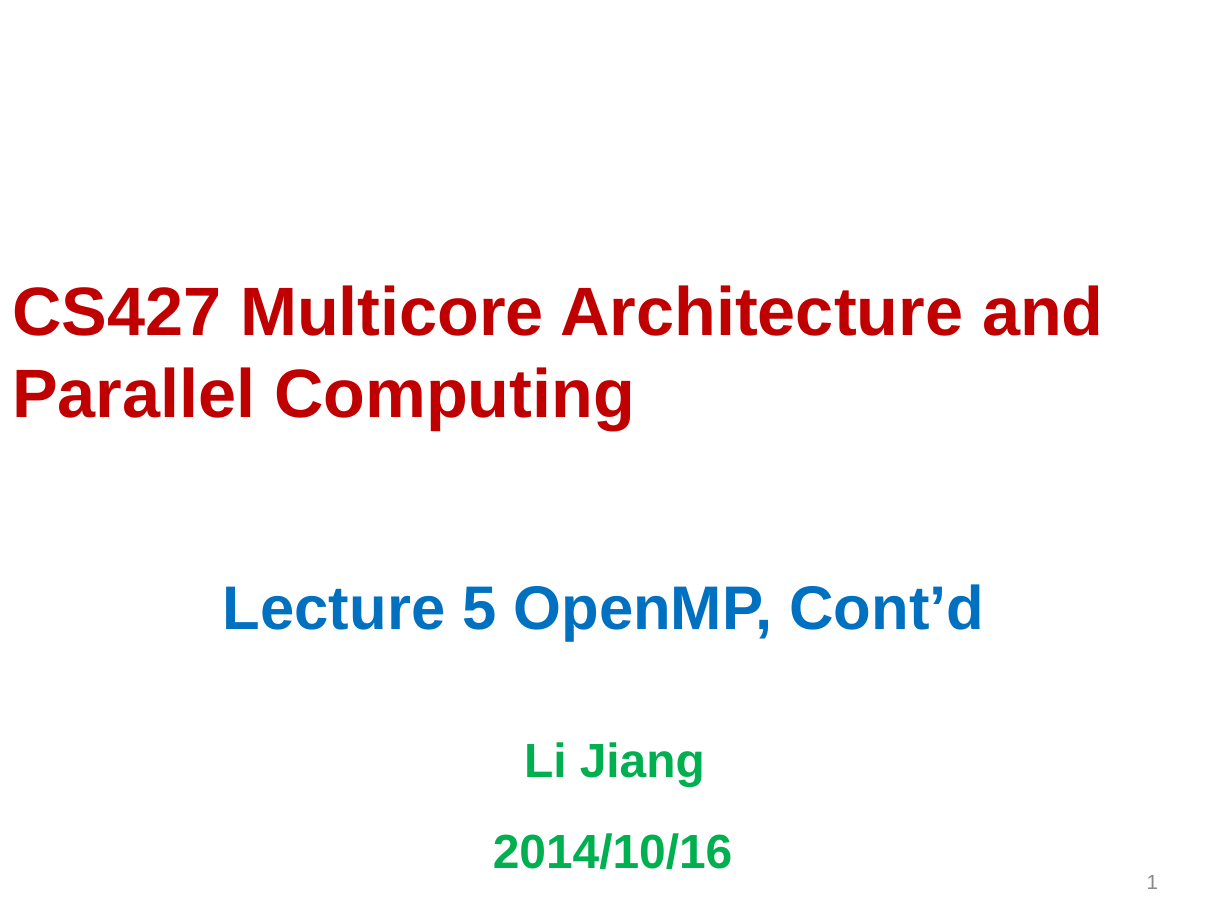
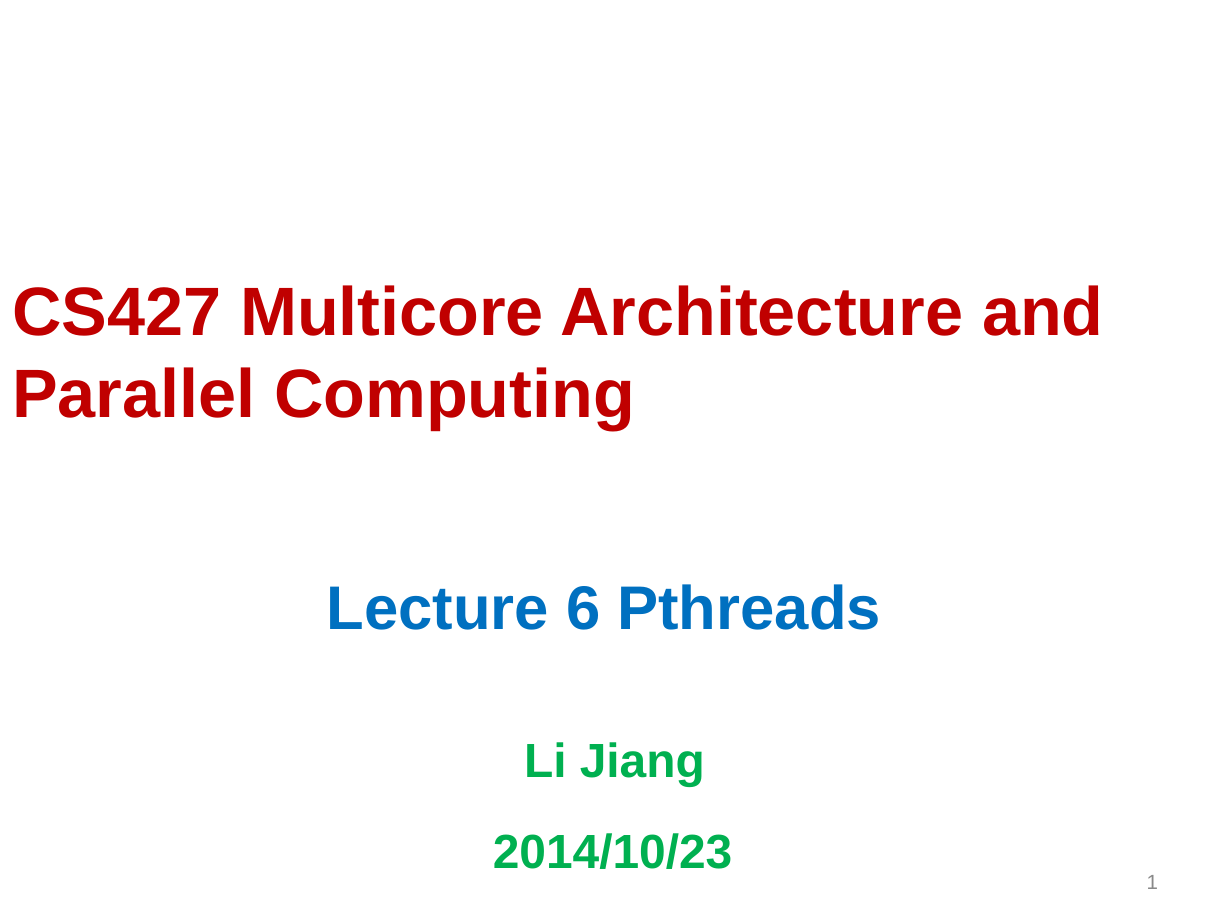
Before and after one commit to Tevic/CS427, a slide deck: slide 1 of files/Lecture05.pptx. Drawn at 1232x924 pixels with LibreOffice and Linux fonts; fonts in the diff are those of the drawing; background and template pictures are left out. Boxes give left, top, right and bottom in pixels: in the first picture for what was removed or moved away, otherwise in the second. Text is boxed around its words. In the diff, an @@ line names an element or a change of style, - is before the commit and + after.

Commit message:
Update Slides

```diff
--- a/files/Lecture05.pptx
+++ b/files/Lecture05.pptx
@@ subtitle at (327,584,880,630): text changed @@
-Lecture 5 OpenMP, Cont’d
+Lecture 6 Pthreads
@@ subtitle at (493,833,733,869): text changed @@
-2014/10/16
+2014/10/23
```
Also in this commit, not shown: 1 other slide changed, 49 slides added, 43 slides removed, 15 other files.
